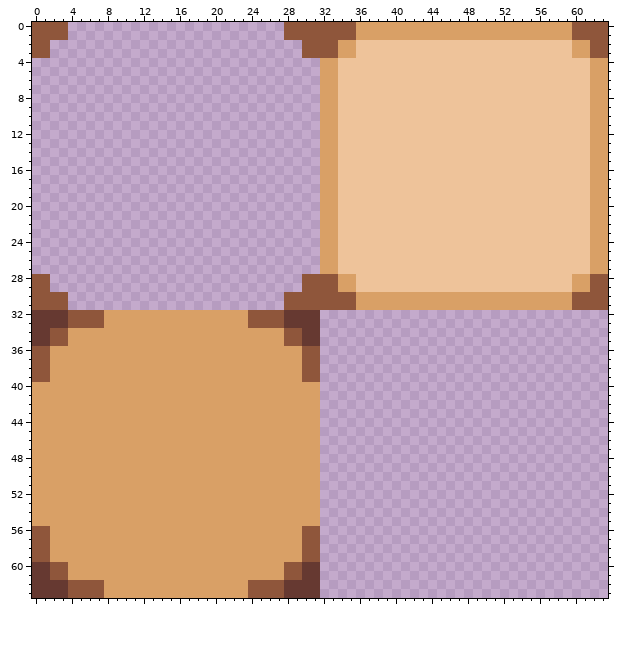
Pixel-art sprite -- assets/sprite_atlas.png. That is the earlier state.
The file is 128x128 pixels, drawn in blocks of 2x2; one block is one cell here.
The same view after the edit:
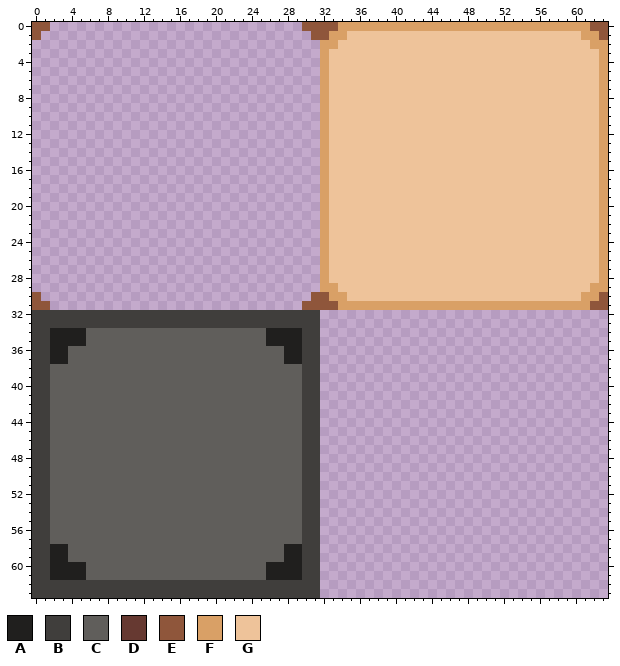
Palette (. is transparent): A #201f1e  B #403e3c  C #605e5b  D #663931  E #8f563b  F #d9a066  G #eec39a
From old to new:
Changed rows in their new state; - is an unchanged pixel.
first column x 0:
 0 --..------------------------..----FF------------------------FF--
 1 -...------------------------...--FFGGGGGGGGGGGGGGGGGGGGGGGGGGFF-
 2 ..----------------------------..FFGG------------------------GGFF
 3 ..----------------------------..FGGG------------------------GGGF
 4 ---------------------------------G----------------------------G-
 5 ---------------------------------G----------------------------G-
 6 ---------------------------------G----------------------------G-
 7 ---------------------------------G----------------------------G-
 8 ---------------------------------G----------------------------G-
 9 ---------------------------------G----------------------------G-
10 ---------------------------------G----------------------------G-
11 ---------------------------------G----------------------------G-
12 ---------------------------------G----------------------------G-
13 ---------------------------------G----------------------------G-
14 ---------------------------------G----------------------------G-
15 ---------------------------------G----------------------------G-
16 ---------------------------------G----------------------------G-
17 ---------------------------------G----------------------------G-
18 ---------------------------------G----------------------------G-
19 ---------------------------------G----------------------------G-
20 ---------------------------------G----------------------------G-
21 ---------------------------------G----------------------------G-
22 ---------------------------------G----------------------------G-
23 ---------------------------------G----------------------------G-
24 ---------------------------------G----------------------------G-
25 ---------------------------------G----------------------------G-
26 ---------------------------------G----------------------------G-
27 ---------------------------------G----------------------------G-
28 ..----------------------------..FGGG------------------------GGGF
29 ..----------------------------..FFGG------------------------GGFF
30 -...------------------------...--FFGGGGGGGGGGGGGGGGGGGGGGGGGGFF-
31 --..------------------------..----FF------------------------FF--
32 BBBBBBBBBBBBBBBBBBBBBBBBBBBBBBBB--------------------------------
33 BBBBBBBBBBBBBBBBBBBBBBBBBBBBBBBB--------------------------------
34 BBAAAACCCCCCCCCCCCCCCCCCCCAAAABB--------------------------------
35 BBAAAACCCCCCCCCCCCCCCCCCCCAAAABB--------------------------------
36 BBAACCCCCCCCCCCCCCCCCCCCCCCCAABB--------------------------------
37 BBAACCCCCCCCCCCCCCCCCCCCCCCCAABB--------------------------------
38 BBCCCCCCCCCCCCCCCCCCCCCCCCCCCCBB--------------------------------
39 BBCCCCCCCCCCCCCCCCCCCCCCCCCCCCBB--------------------------------
40 BBCCCCCCCCCCCCCCCCCCCCCCCCCCCCBB--------------------------------
41 BBCCCCCCCCCCCCCCCCCCCCCCCCCCCCBB--------------------------------
42 BBCCCCCCCCCCCCCCCCCCCCCCCCCCCCBB--------------------------------
43 BBCCCCCCCCCCCCCCCCCCCCCCCCCCCCBB--------------------------------
44 BBCCCCCCCCCCCCCCCCCCCCCCCCCCCCBB--------------------------------
45 BBCCCCCCCCCCCCCCCCCCCCCCCCCCCCBB--------------------------------
46 BBCCCCCCCCCCCCCCCCCCCCCCCCCCCCBB--------------------------------
47 BBCCCCCCCCCCCCCCCCCCCCCCCCCCCCBB--------------------------------
48 BBCCCCCCCCCCCCCCCCCCCCCCCCCCCCBB--------------------------------
49 BBCCCCCCCCCCCCCCCCCCCCCCCCCCCCBB--------------------------------
50 BBCCCCCCCCCCCCCCCCCCCCCCCCCCCCBB--------------------------------
51 BBCCCCCCCCCCCCCCCCCCCCCCCCCCCCBB--------------------------------
52 BBCCCCCCCCCCCCCCCCCCCCCCCCCCCCBB--------------------------------
53 BBCCCCCCCCCCCCCCCCCCCCCCCCCCCCBB--------------------------------
54 BBCCCCCCCCCCCCCCCCCCCCCCCCCCCCBB--------------------------------
55 BBCCCCCCCCCCCCCCCCCCCCCCCCCCCCBB--------------------------------
56 BBCCCCCCCCCCCCCCCCCCCCCCCCCCCCBB--------------------------------
57 BBCCCCCCCCCCCCCCCCCCCCCCCCCCCCBB--------------------------------
58 BBAACCCCCCCCCCCCCCCCCCCCCCCCAABB--------------------------------
59 BBAACCCCCCCCCCCCCCCCCCCCCCCCAABB--------------------------------
60 BBAAAACCCCCCCCCCCCCCCCCCCCAAAABB--------------------------------
61 BBAAAACCCCCCCCCCCCCCCCCCCCAAAABB--------------------------------
62 BBBBBBBBBBBBBBBBBBBBBBBBBBBBBBBB--------------------------------
63 BBBBBBBBBBBBBBBBBBBBBBBBBBBBBBBB--------------------------------
